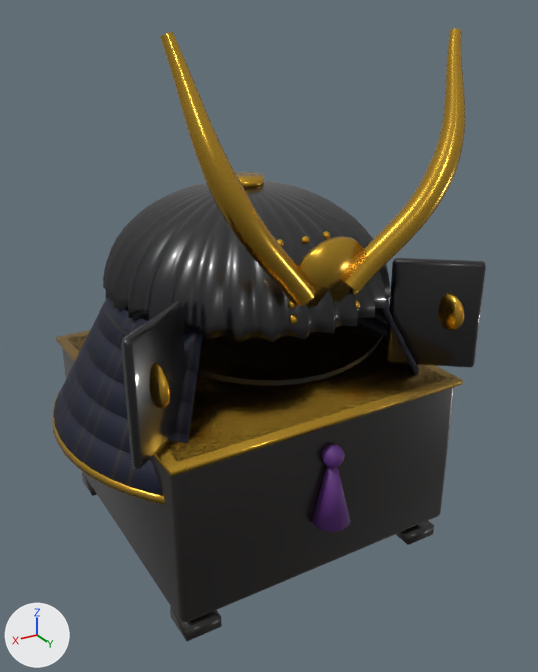
Renders of the Blender file blender/kabuto.blend from each side of a commit.
Rendered twice from a camera (50 mm lens) standing at (0.294, 0.529, 0.44) and looking at (-0.015, 0.014, 0.183). The lights are fixed; the arrows at lower left show +X, +Y and +Z. The picture after the commit comes second.

Script lines for the objects in view, before the commit:
```python
ob_kabutofoot11 = bpy.data.objects.new('KabutoFoot11', me_cube_007)
ob_kabutofoot11.parent = ob_kabuto
ob_kabutofoot11.location = (0.0, 0.0, 0.0)
ob_kabutofoot1_1 = bpy.data.objects.new('KabutoFoot1-1', me_cube_006)
ob_kabutofoot1_1.parent = ob_kabuto
ob_kabutofoot1_1.location = (0.0, 0.0, 0.0)
ob_kabutofoot_1_1 = bpy.data.objects.new('KabutoFoot-1-1', me_cube_004)
ob_kabutofoot_1_1.parent = ob_kabuto
ob_kabutofoot_1_1.location = (0.0, 0.0, 0.0)
ob_kabutoshikoro2 = bpy.data.objects.new('KabutoShikoro2', me_kabutoshikoro2)
ob_kabutoshikoro2.parent = ob_kabuto
ob_kabutoshikoro2.location = (0.0, 0.0, 0.0)
ob_kabutostand = bpy.data.objects.new('KabutoStand', me_cube_002)
ob_kabutostand.parent = ob_kabuto
ob_kabutostand.location = (0.0, 0.0, 0.0)
ob_kabutostandedge = bpy.data.objects.new('KabutoStandEdge', me_cube_003)
ob_kabutostandedge.parent = ob_kabuto
ob_kabutostandedge.location = (0.0, 0.0, 0.0)
ob_kabutotassel = bpy.data.objects.new('KabutoTassel', me_cone)
ob_kabutotassel.parent = ob_kabuto
ob_kabutotassel.location = (0.0, 0.134, 0.096)
ob_kabutotasselknot = bpy.data.objects.new('KabutoTasselKnot', me_sphere_020)
ob_kabutotasselknot.parent = ob_kabuto
ob_kabutotasselknot.location = (0.0, 0.134, 0.13)
# also in view: 'KabutoShikoro3' at (0.0, -0.024, 0.157); 'KabutoSun' at (0.0, 0.122, 0.272); 'KabutoWingCrest1' at (0.13, 0.112, 0.215); 'KabutoHem' at (0.0, -0.026, 0.123); 'KabutoShikoro0' at (0.0, -0.019, 0.217)
```
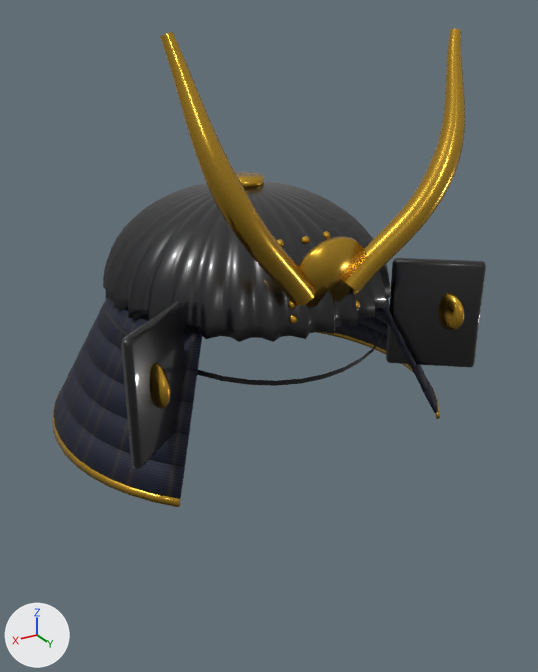
The newer file is also turned or shifted as a whole; pictures and numbers use the older file's frame.

Location of each change, (x1, y1, x2, y2) in pixels of the pictures (538 x 672 px):
'KabutoStand', deleted (black): before (62, 325, 454, 622)
'KabutoStandEdge', deleted: before (56, 319, 463, 477)
'KabutoTassel', deleted (dark purple): before (312, 466, 351, 532)
'KabutoFoot1-1', deleted (black): before (170, 607, 222, 641)
'KabutoFoot-1-1', deleted (black): before (396, 521, 434, 545)
'KabutoTasselKnot', deleted (dark purple): before (321, 444, 345, 468)
'KabutoFoot11', deleted: before (82, 473, 97, 496)

Diff of the bpy script that builds the scene:
```diff
--- a/blender/kabuto.blend.py
+++ b/blender/kabuto.blend.py
@@ ob_kabutostand @@
-ob_kabutostand = bpy.data.objects.new('KabutoStand', me_cube_002)
-ob_kabutostand.parent = ob_kabuto
-ob_kabutostand.location = (0.0, 0.0, 0.0)
@@ ob_kabutostandedge @@
-ob_kabutostandedge = bpy.data.objects.new('KabutoStandEdge', me_cube_003)
-ob_kabutostandedge.parent = ob_kabuto
-ob_kabutostandedge.location = (0.0, 0.0, 0.0)
@@ ob_kabutofoot_1_1 @@
-ob_kabutofoot_1_1 = bpy.data.objects.new('KabutoFoot-1-1', me_cube_004)
-ob_kabutofoot_1_1.parent = ob_kabuto
-ob_kabutofoot_1_1.location = (0.0, 0.0, 0.0)
@@ ob_kabutofoot1_1 @@
-ob_kabutofoot1_1 = bpy.data.objects.new('KabutoFoot1-1', me_cube_006)
-ob_kabutofoot1_1.parent = ob_kabuto
-ob_kabutofoot1_1.location = (0.0, 0.0, 0.0)
@@ ob_kabutofoot11 @@
-ob_kabutofoot11 = bpy.data.objects.new('KabutoFoot11', me_cube_007)
-ob_kabutofoot11.parent = ob_kabuto
-ob_kabutofoot11.location = (0.0, 0.0, 0.0)
@@ ob_kabutotasselknot @@
-ob_kabutotasselknot = bpy.data.objects.new('KabutoTasselKnot', me_sphere_020)
-ob_kabutotasselknot.parent = ob_kabuto
-ob_kabutotasselknot.location = (0.0, 0.134, 0.13)
@@ ob_kabutotassel @@
-ob_kabutotassel = bpy.data.objects.new('KabutoTassel', me_cone)
-ob_kabutotassel.parent = ob_kabuto
-ob_kabutotassel.location = (0.0, 0.134, 0.096)
```
